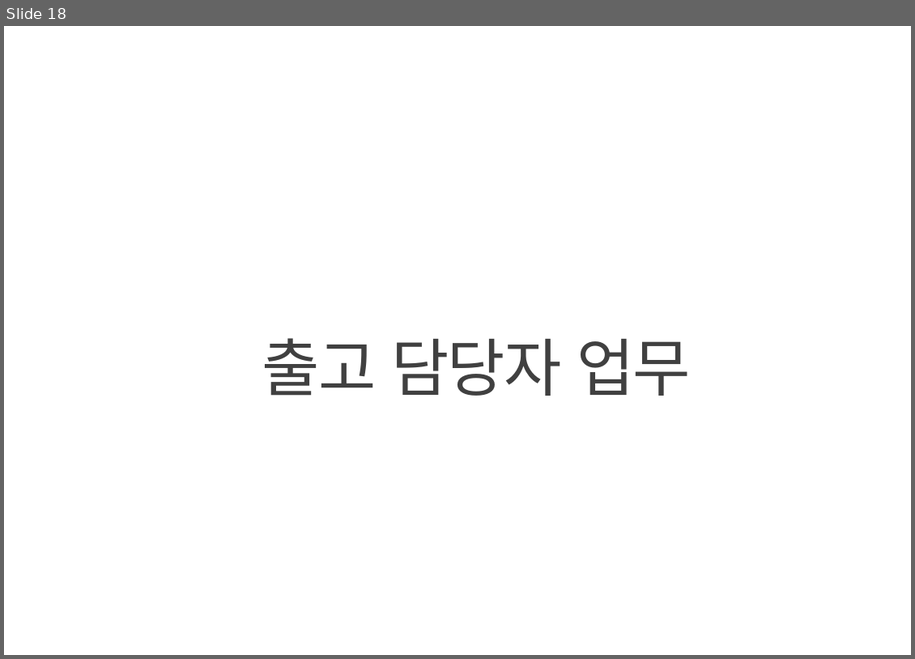
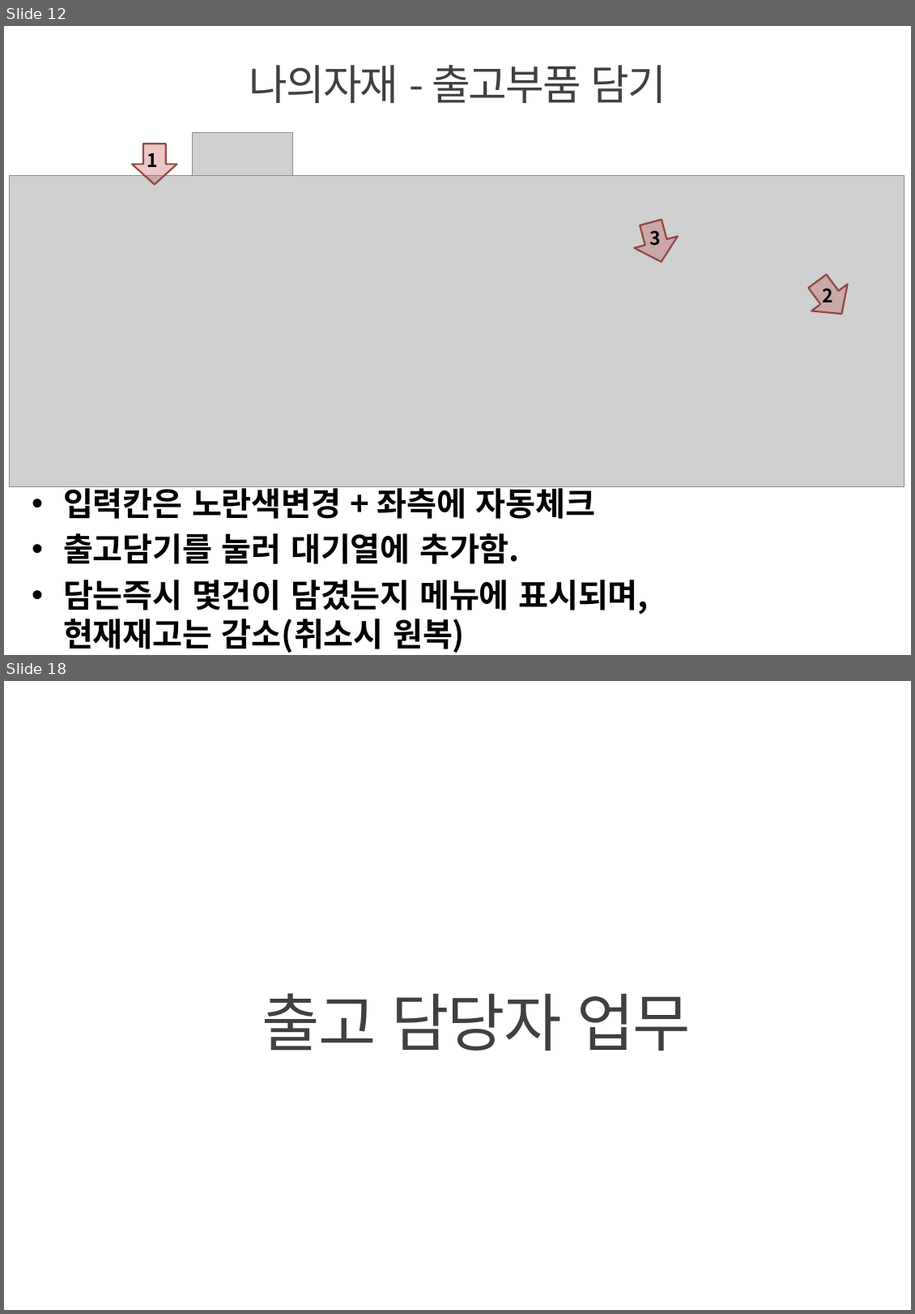
Before and after one commit to jaeyong1/stockmgmt, a slide deck: src/main/webapp/resources/doc/innoparts_user_guide.pptx. Shown one above the other, each under a label of ours: slide 18 before the commit, slides 12 and 18 after it; the slides between them are not shown. The pictures are 915x659 and 915x1314 pixels, drawn with LibreOffice and Linux fonts; fonts in the diff are those of the drawing; grey boxes stand for pictures; background and template pictures are left out. Boxes give left, top, right and bottom in pixels: in the first picture for what was removed or moved away, otherwise in the second. Text is boxed around its words. In the diff, an @@ line names an element or a change of style, - is before the commit and + after.

```diff
--- a/src/main/webapp/resources/doc/innoparts_user_guide.pptx
+++ b/src/main/webapp/resources/doc/innoparts_user_guide.pptx
@@ slide 12 added at (x1=4, y1=26, x2=911, y2=655), background picture (left out) @@
@@ title added at (x1=249, y1=65, x2=666, y2=103), 36 pt, text #404040 @@
+나의자재 - 출고부품 담기
@@ down arrow added at (x1=132, y1=143, x2=177, y2=184), fill #C0504D at 31% opacity, outline #8E3B39 1.54 pt @@
@@ picture added at (x1=193, y1=132, x2=293, y2=175) @@
@@ text added at (x1=147, y1=153, x2=158, y2=167), 16 pt, text #000000, bold @@
+1
@@ picture added at (x1=9, y1=175, x2=905, y2=487) @@
@@ down arrow added at (x1=629, y1=216, x2=684, y2=267), fill #C0504D at 31% opacity, outline #8E3B39 1.54 pt @@
@@ text added at (x1=650, y1=230, x2=661, y2=246), 16 pt, text #000000, bold @@
+3
@@ down arrow added at (x1=799, y1=267, x2=860, y2=327), fill #C0504D at 31% opacity, outline #8E3B39 1.54 pt @@
@@ text added at (x1=822, y1=284, x2=833, y2=302), 16 pt, text #000000, bold @@
+2
@@ text added at (x1=63, y1=482, x2=649, y2=652), 28 pt, text #000000, bold @@
+• 입력칸은 노란색변경 + 좌측에 자동체크
+• 출고담기를 눌러 대기열에 추가함.
+• 담는즉시 몇건이 담겼는지 메뉴에 표시되며,
+  현재재고는 감소(취소시 원복)
```
Also in this commit, not shown: 20 slides changed, 5 other slides added, 1 slide removed, 9 other files.
